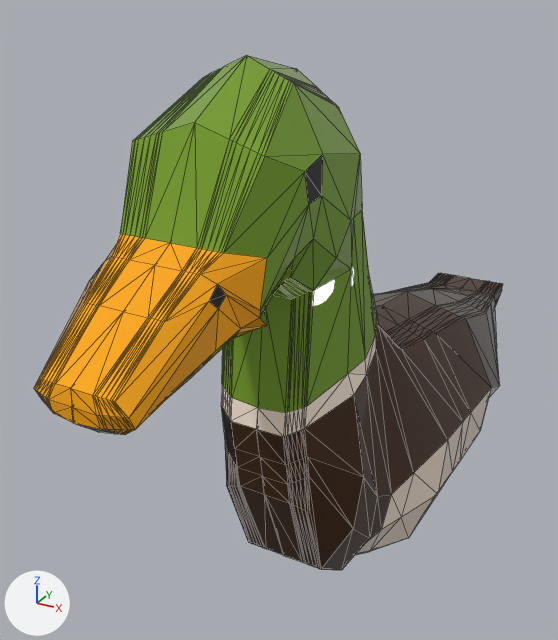
Renders of the glTF model game/assets/models/duck.glb from each side of a commit.
Camera for both pictures: a 50 mm lens placed at (3.96, 0.5, 6.12), pointed at (-1.08, 9.67, 1.53). Arrows for +X, +Y and +Z are at lower left; the lights stay in place. Mesh edges are drawn as thin lines. Vertices at the same position are counted once.

The first picture shows 'Duck.002'.
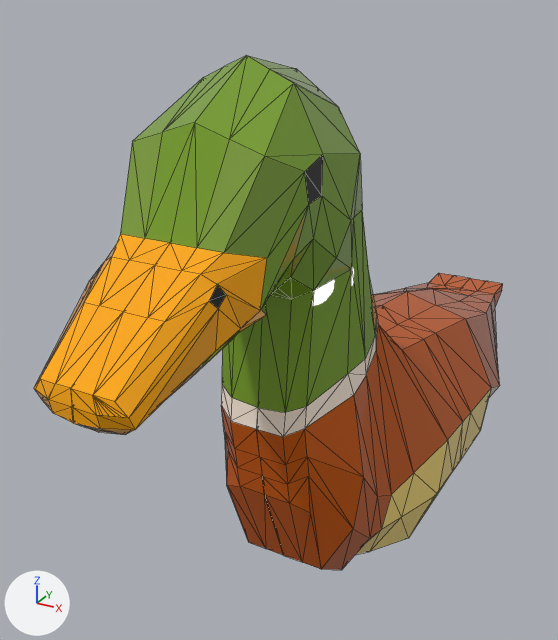
Where the change shows, as pixel boxes (x1, y1, x2, y2) in the pictures (558 x 640 px):
part 1 of me_plane_015, cut back: before (34, 67, 502, 569); after (238, 303, 266, 333)
part 2 of me_plane_015, surface changed: (221, 157, 503, 570) in both

Diff of the bpy script that builds the scene:
```diff
--- a/game/assets/models/duck.glb.py
+++ b/game/assets/models/duck.glb.py
@@ me_plane_015 @@
 # used by ob_duck_002; location = (0.0, 0.0, 0.0)
-me_plane_015.from_pydata(...)  # 984 vertices, 2008 faces; spans x -1.58..1.58, y 4.34..16.32, z -2.15..5.47
+me_plane_015.from_pydata(...)  # 444 vertices, 938 faces; spans x -1.58..1.58, y 4.34..16.32, z -2.15..5.47
+# me_plane_015 part 1: 552 vertices removed from x -1.02..1.02, y 4.39..16.32, z -2.12..5.35; 12 vertices added at x -0.7..0.7, y 6.06..15.62, z -0.52..4.18
+# me_plane_015 part 2: 334 kept faces spanning x -1.58..1.58, y 5.73..16.32, z -2.15..4.76 get new texture (UV) coordinates
 me_plane_015.materials.append(mat_imphenziapixpal)
```
